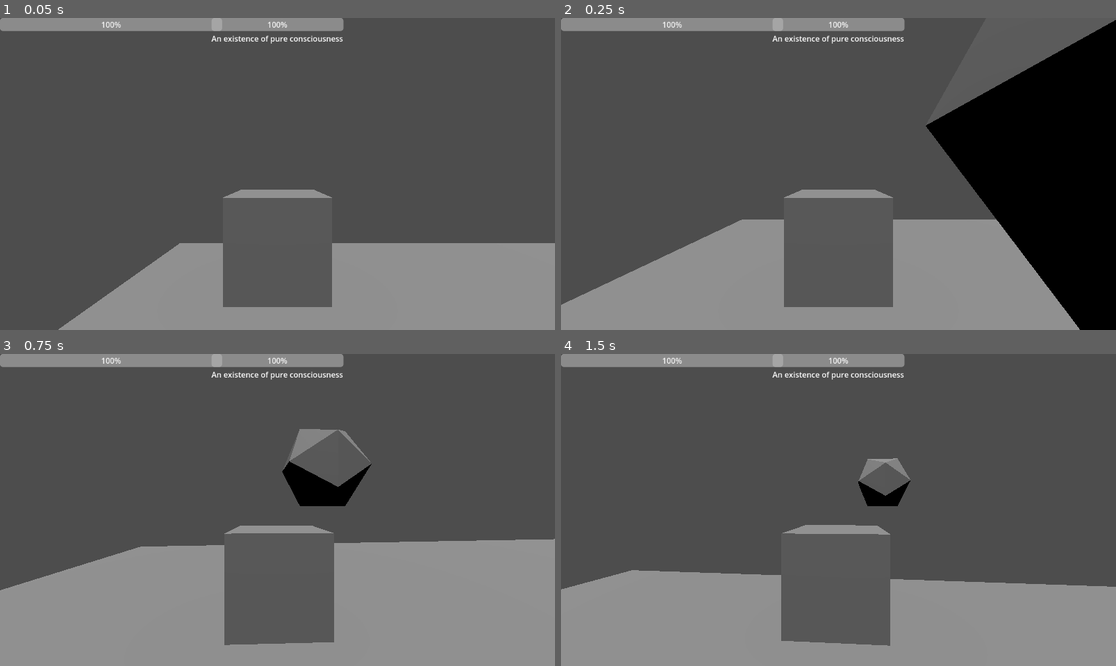
Above: before the commit, frames 1-4 (two rows, left to right).
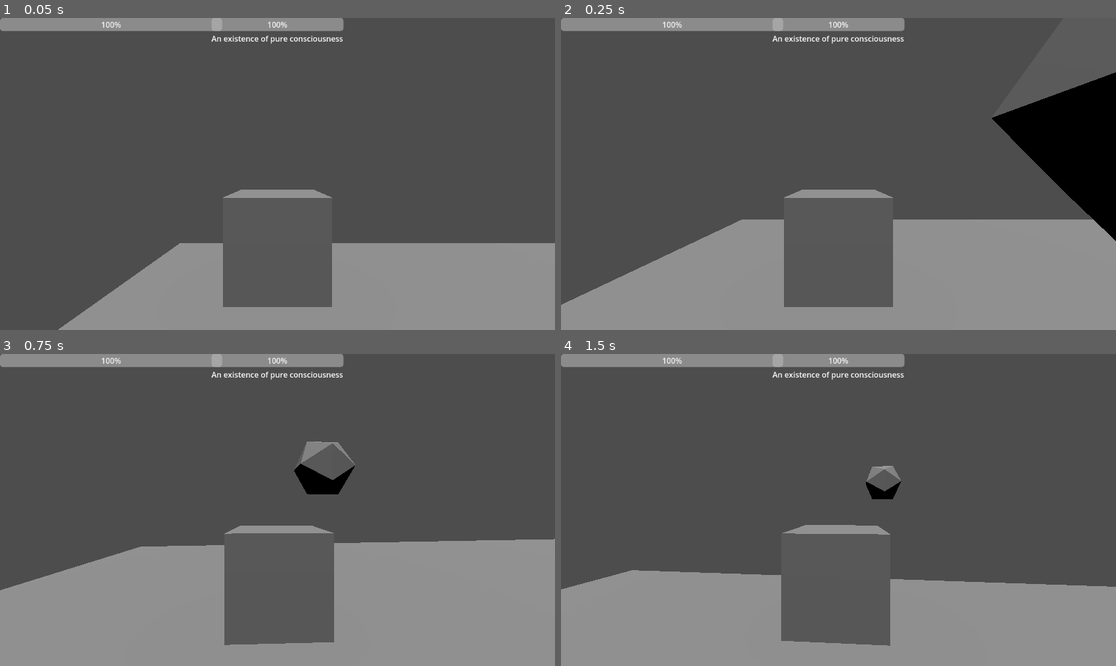
Above: after the commit, the same moments.

Repository: RavenRandomz/cube-extentialis-bossfight
Game: Godot game, scene res://testworld.tscn
The game is run twice, just before and just after one commit, with the same random seed, the same clock (stepped at 60 frames per second) and the same inputs.
Inputs (mouse positions are in pixels of both pictures, inside the frame that each line leads up to):
- Up to frame 1 (0.05 s): no input
- Up to frame 2 (0.25 s): no input
- Up to frame 3 (0.75 s): tap Enter at 0.5 s; move the mouse to (305, 510) at 0.52 s; hold W (player_forward) from 0.53 s (still down); hold Shift from 0.53 s (still down); click (305, 510) at 0.67 s
- Up to frame 4 (1.5 s): keep holding W (player_forward); tap Space (player_jump) at 0.77 s; move the mouse to (810, 510) at 1.27 s; release Shift at 1.28 s; tap Alt at 1.35 s

Frame 1 is identical in both runs. In frame 2, 13% of the frame differs, in the area x 65-100%, y 0-100%; in frame 3, 1.5%; in frame 4, 0.7%.

Commit message:
shrink basic bullet

Diff:
--- a/projectile/basic_bullet.tscn
+++ b/projectile/basic_bullet.tscn
@@ -4,13 +4,14 @@
 [ext_resource type="ArrayMesh" uid="uid://chdbs6xw243tl" path="res://models/icosahedron.obj" id="1_kxibe"]
 
 [sub_resource type="SphereShape3D" id="SphereShape3D_rrhl0"]
-radius = 0.985
+radius = 0.755
 
 [node name="BasicBullet" type="RigidBody3D"]
 gravity_scale = 0.0
 script = ExtResource("1_0trdb")
 
 [node name="MeshInstance3D" type="MeshInstance3D" parent="."]
+transform = Transform3D(0.69, 0, 0, 0, 0.69, 0, 0, 0, 0.69, 0, 0, 0)
 mesh = ExtResource("1_kxibe")
 
 [node name="CollisionShape3D" type="CollisionShape3D" parent="."]
